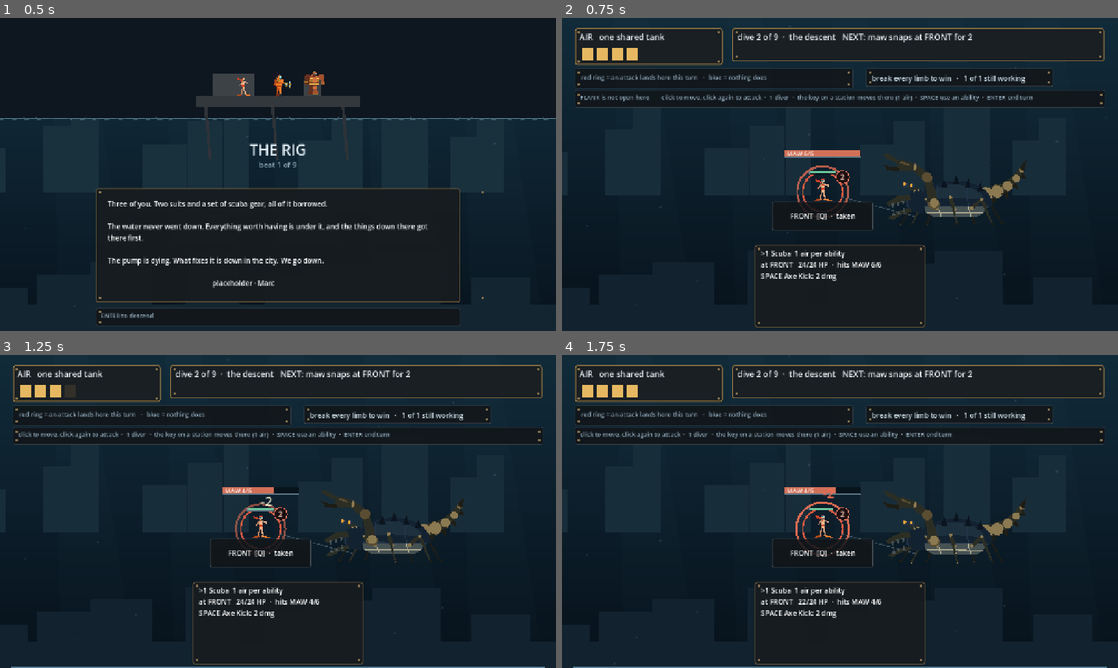
Above: before the commit, frames 1-4 (two rows, left to right).
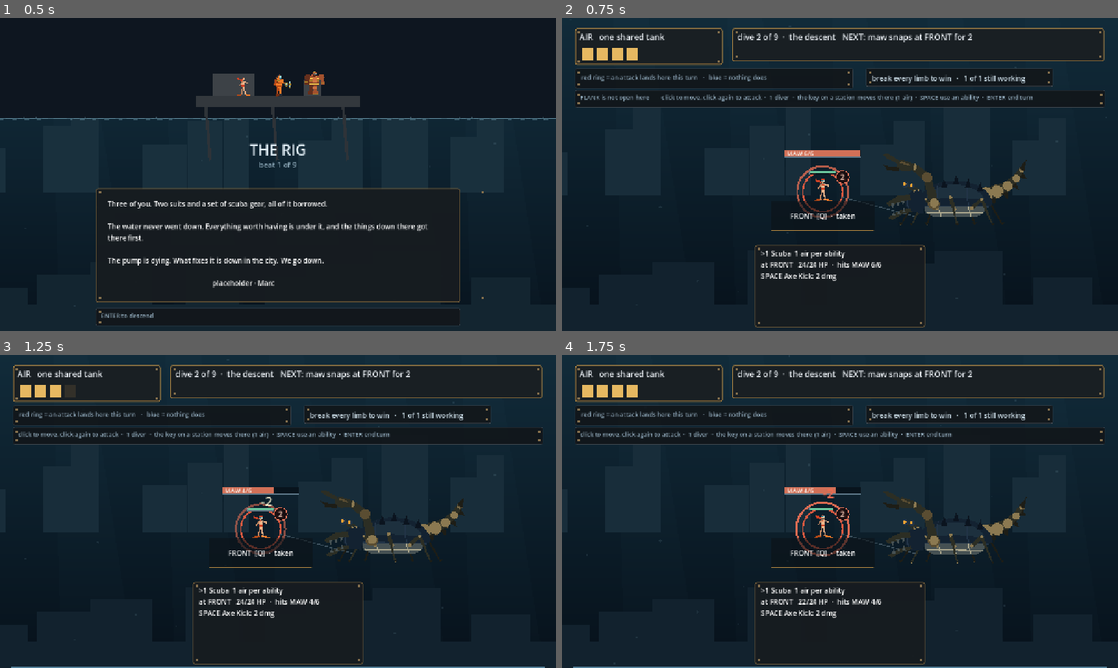
Above: after the commit, the same moments.

Repository: ImmortalDemonGod/salvage
Game: Godot game, scene res://game/main.tscn
The game is run twice, just before and just after one commit, with the same random seed, the same clock (stepped at 60 frames per second) and the same inputs.
Inputs (mouse positions are in pixels of both pictures, inside the frame that each line leads up to):
- Up to frame 1 (0.5 s): no input
- Up to frame 2 (0.75 s): tap Enter at 0.5 s; move the mouse to (962, 158) at 0.52 s; hold W from 0.53 s (still down); tap 1 at 0.6 s; click (962, 158) at 0.67 s
- Up to frame 3 (1.25 s): keep holding W; tap Space at 0.77 s
- Up to frame 4 (1.75 s): release W at 1.25 s; tap Enter at 1.25 s; drag from (728, 527) to (812, 574) at 1.27 s

Frame 1 is identical in both runs. In frame 2, 0.2% of the frame differs, in the area x 37-57%, y 58-68%; in frame 3, 0.2%; in frame 4, 0.2%.

Commit message:
a station is a tag on a wreck, not a plate of your gear
Giving the station markers the same riveted-steel treatment as the HUD
turned them into opaque slabs smothering the creature the player is trying
to read. They have their own treatment now: barely there, with a brass
rule underneath, like something stuck to the thing you are working on
rather than part of the suit you are wearing.

Diff:
--- a/game/main.gd
+++ b/game/main.gd
@@ -144,6 +144,16 @@
 	sb.set_border_width_all(2)
 	return sb
 
+static func skin_station() -> StyleBoxFlat:
+	var sb := StyleBoxFlat.new()
+	sb.bg_color = Color(0.045, 0.070, 0.090, 0.62)
+	sb.border_color = BRASS
+	sb.border_width_bottom = 2
+	sb.set_corner_radius_all(2)
+	sb.content_margin_left = 10.0
+	sb.content_margin_right = 10.0
+	return sb
+
 # four rivets, one per corner, added as children so they sit ON the plate
 func _rivet(pan: Control) -> void:
 	for c in [Vector2(7, 7), Vector2(pan.size.x - 12, 7),
@@ -162,9 +172,9 @@
 	for i in range(5):
 		var m := Panel.new()
 		m.name = "station_" + Combat.STATION_NAMES[i]
-		m.size = Vector2(232, 66)
+		m.size = Vector2(238, 68)
 		m.position = Vector2.ZERO   # placed per encounter in _refresh
-		m.add_theme_stylebox_override("panel", skin_quiet())
+		m.add_theme_stylebox_override("panel", skin_station())
 		add_child(m)
 		var l := Label.new()
 		l.name = "label"
